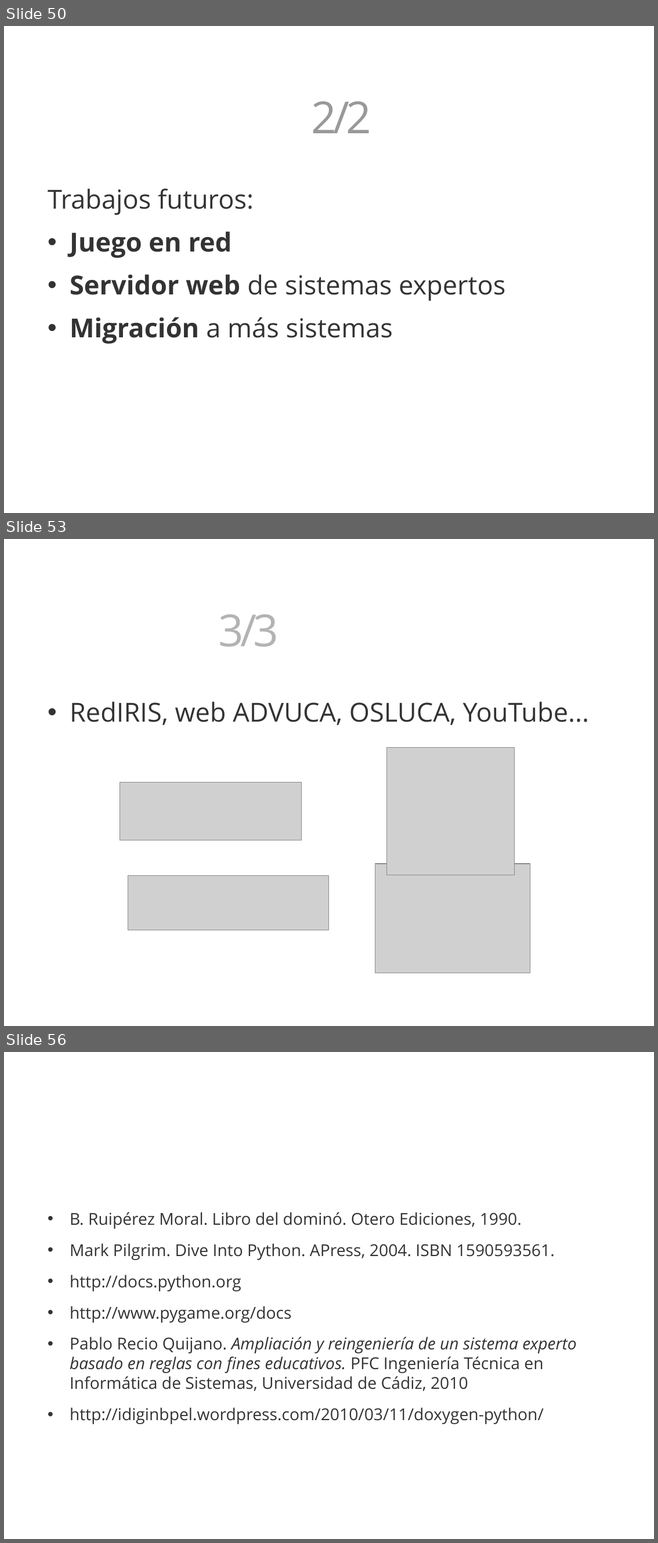
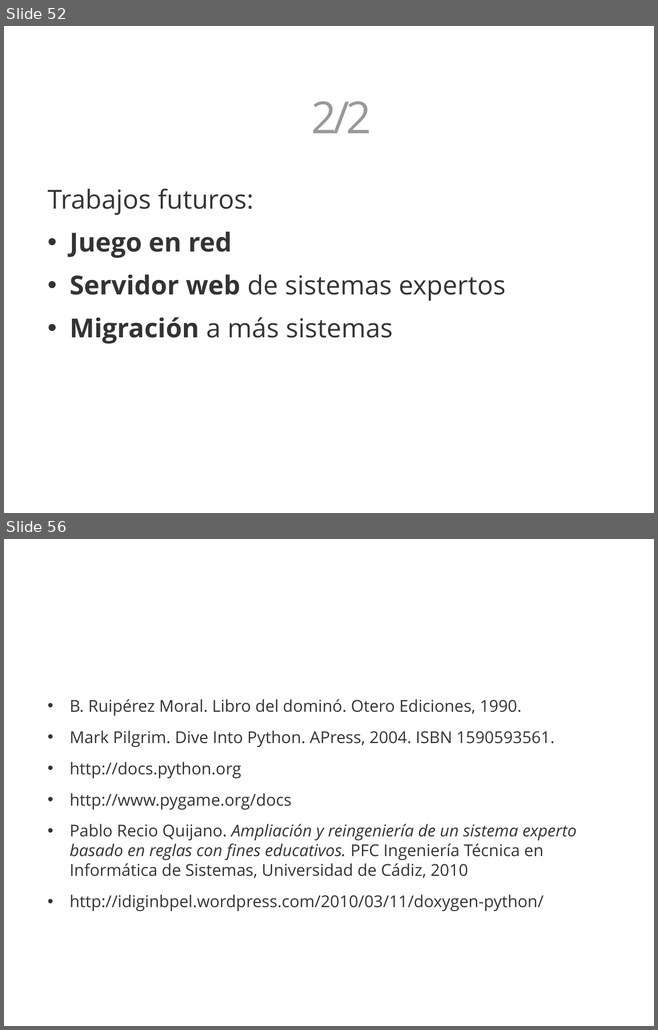
Before and after one commit to 3oheme/dominous, a slide deck: docs/presentacion/presentacion.odp. Shown one above the other, each under a label of ours: slides 50, 53 and 56 before the commit, slides 52 and 56 after it; the slides between them are not shown. The pictures are 658x1543 and 658x1030 pixels, drawn with LibreOffice and Linux fonts; fonts in the diff are those of the drawing; grey boxes stand for pictures; background and template pictures are left out. Boxes give left, top, right and bottom in pixels: in the first picture for what was removed or moved away, otherwise in the second. Text is boxed around its words. In the diff, an @@ line names an element or a change of style, - is before the commit and + after.

```diff
--- a/docs/presentacion/presentacion.odp
+++ b/docs/presentacion/presentacion.odp
@@ slide 53 removed at [4, 539, 654, 1026], background picture (left out) @@
@@ text removed at [219, 614, 279, 647] @@
-Difusión 3/3
@@ text removed at [70, 701, 589, 725] @@
-• RedIRIS, web ADVUCA, OSLUCA, YouTube...
@@ picture removed at [387, 748, 515, 875] @@
@@ picture removed at [120, 783, 302, 840] @@
@@ picture removed at [375, 864, 531, 973] @@
@@ picture removed at [128, 875, 329, 931] @@
@@ what was slide 50 is now slide 52 @@
```
Also in this commit, not shown: 2 slides changed, 5 slides added, 4 other slides removed, 3 other files.
